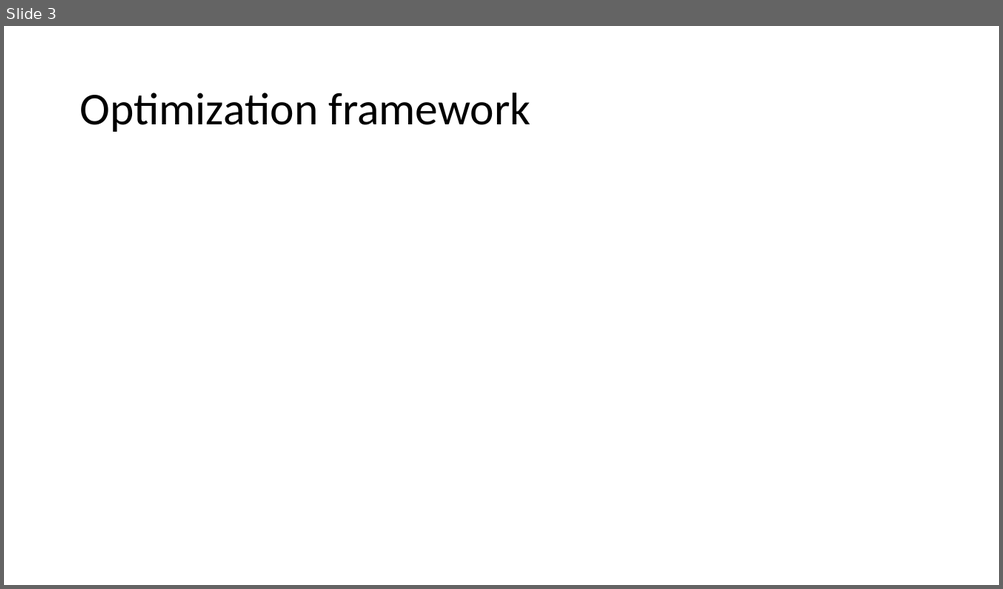
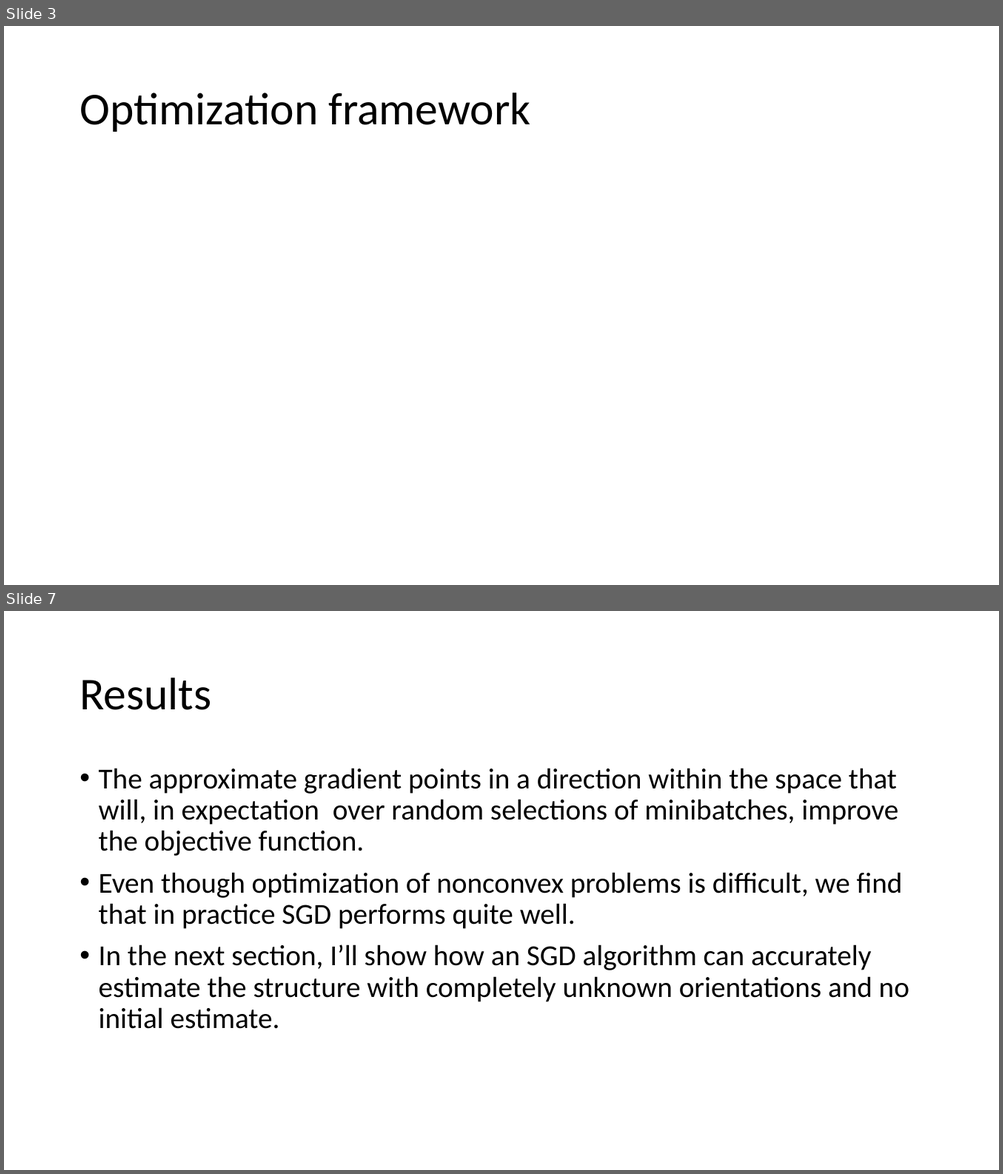
Before and after one commit to arunabh98/EPFL-CryoEM, a slide deck: reports/Project Status 4.pptx. Shown one above the other, each under a label of ours: slide 3 before the commit, slides 3 and 7 after it; the slides between them are not shown. The pictures are 1003x589 and 1003x1174 pixels, drawn with LibreOffice and Linux fonts; fonts in the diff are those of the drawing; grey boxes stand for pictures. Boxes give left, top, right and bottom in pixels: in the first picture for what was removed or moved away, otherwise in the second. Text is boxed around its words. In the diff, an @@ line names an element or a change of style, - is before the commit and + after.

```diff
--- a/reports/Project Status 4.pptx
+++ b/reports/Project Status 4.pptx
@@ slide 7 added at <box>4,611,999,1170</box>, background #FFFFFF @@
@@ title added at <box>79,678,211,710</box>, 44 pt, text #000000 @@
+Results
@@ text added at <box>99,768,909,1029</box>, 28 pt, text #000000 @@
+• The approximate gradient points in a direction within the space that will, in expectation over random selections of minibatches, improve the objective function.
+• Even though optimization of nonconvex problems is difficult, we find that in practice SGD performs quite well.
+• In the next section, I’ll show how an SGD algorithm can accurately estimate the structure with completely unknown orientations and no initial estimate.
```
Also in this commit, not shown: 8 other slides added.
